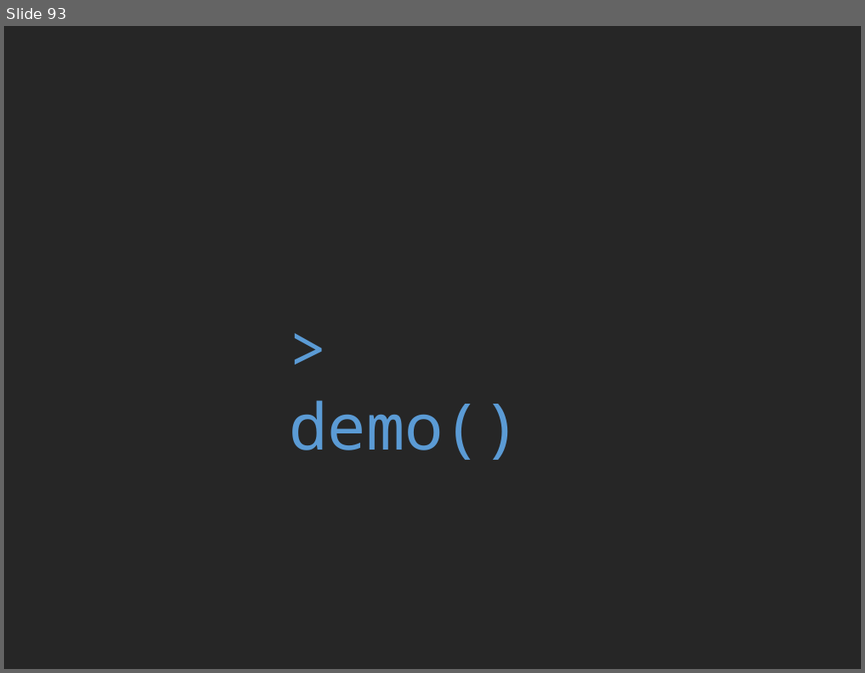
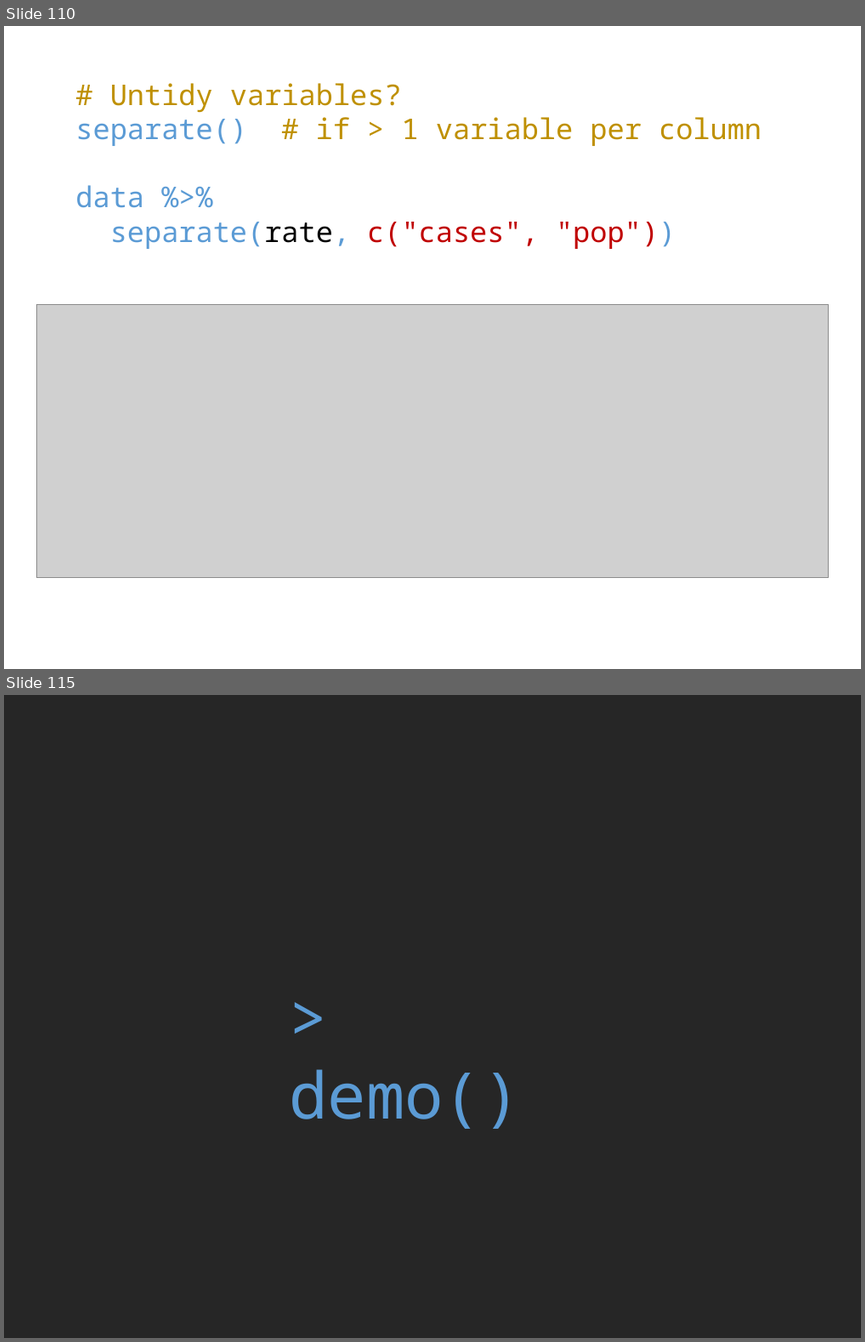
Before and after one commit to rvanmazijk/BioSci-tidyverse-workshop, a slide deck: slides-and-notes/day-1-slides.pptx. Shown one above the other, each under a label of ours: slide 93 before the commit, slides 110 and 115 after it; the slides between them are not shown. The pictures are 865x673 and 865x1342 pixels, drawn with LibreOffice and Linux fonts; fonts in the diff are those of the drawing; grey boxes stand for pictures. Boxes give left, top, right and bottom in pixels: in the first picture for what was removed or moved away, otherwise in the second. Text is boxed around its words. In the diff, an @@ line names an element or a change of style, - is before the commit and + after.

```diff
--- a/slides-and-notes/day-1-slides.pptx
+++ b/slides-and-notes/day-1-slides.pptx
@@ slide 110 added at (x1=4, y1=26, x2=861, y2=669), background #FFFFFF @@
@@ text added at (x1=75, y1=83, x2=761, y2=249), 24 pt, text #BF9000 @@
+# Untidy variables?
+separate() # if > 1 variable per column
+data %>%
+separate(rate, c("cases", "pop"))
@@ picture added at (x1=36, y1=305, x2=828, y2=577) @@
@@ what was slide 93 is now slide 115 @@
```
Also in this commit, not shown: 21 other slides added, 1 other file.
